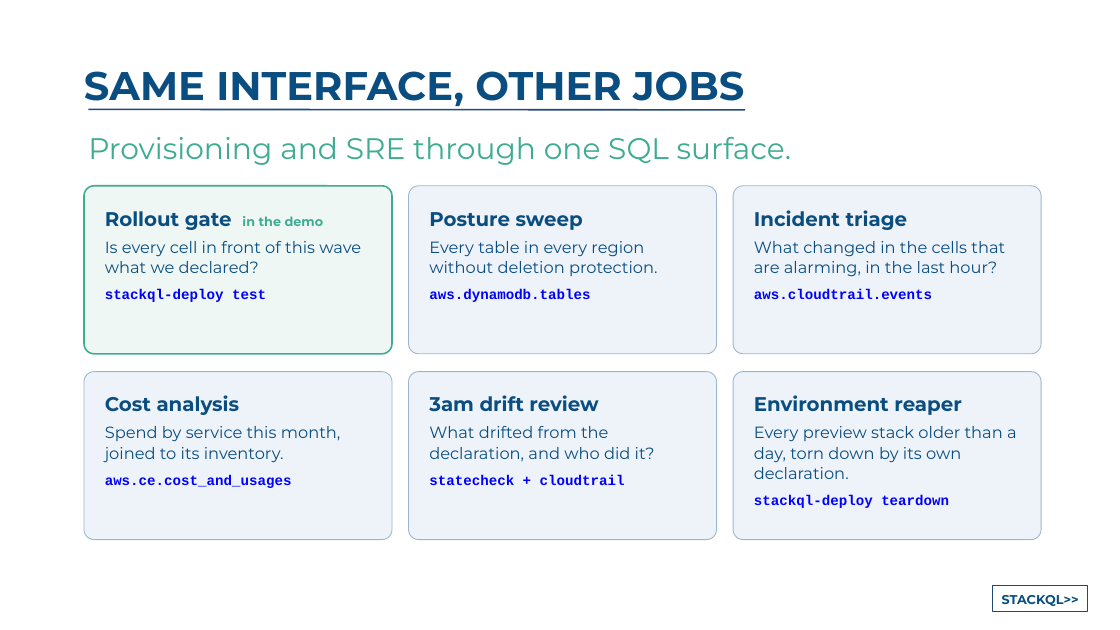
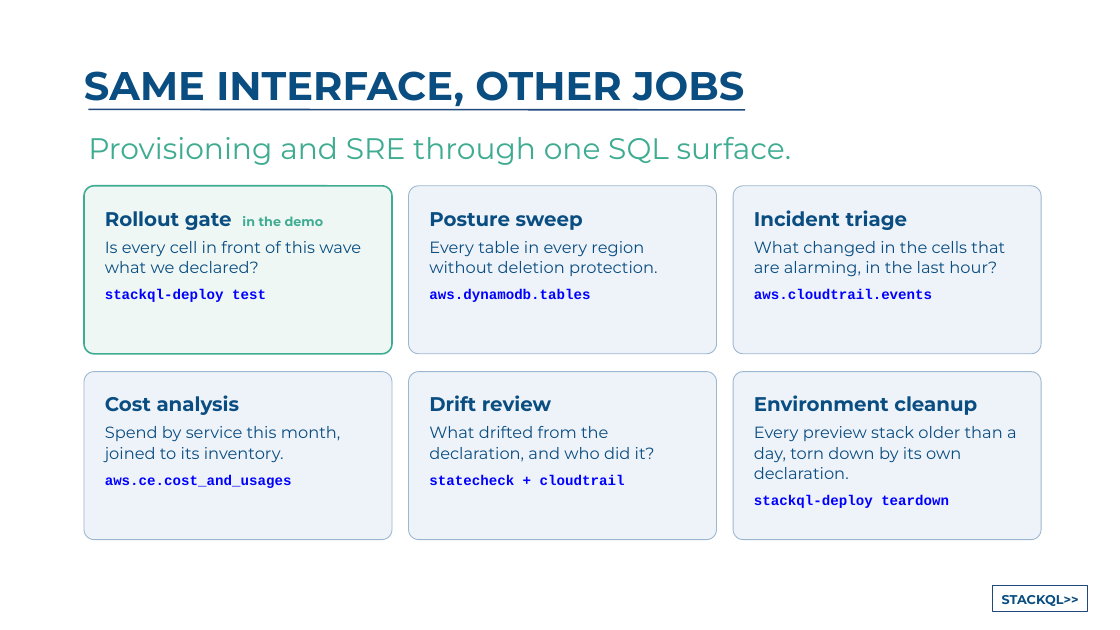
Before and after one commit to stackql-labs/agentic-platform-engineering, a slide deck: slide 17 of 11-26 Infracoders/slides/Stateless IaC for Agents.pptx. Drawn at 1120x630 pixels with LibreOffice and Linux fonts; fonts in the diff are those of the drawing. Boxes give left, top, right and bottom in pixels: in the first picture for what was removed or moved away, otherwise in the second. Text is boxed around its words. In the diff, an @@ line names an element or a change of style, - is before the commit and + after.

```diff
--- a/11-26 Infracoders/slides/Stateless IaC for Agents.pptx
+++ b/11-26 Infracoders/slides/Stateless IaC for Agents.pptx
@@ text in rounded rectangle at <box>429,395,551,411</box>: text changed @@
-3am drift review
+Drift review
@@ text in rounded rectangle at <box>754,395,977,415</box>: text changed @@
-Environment reaper
+Environment cleanup
```
Also in this commit, not shown: 2 other slides changed, 9 other files.
